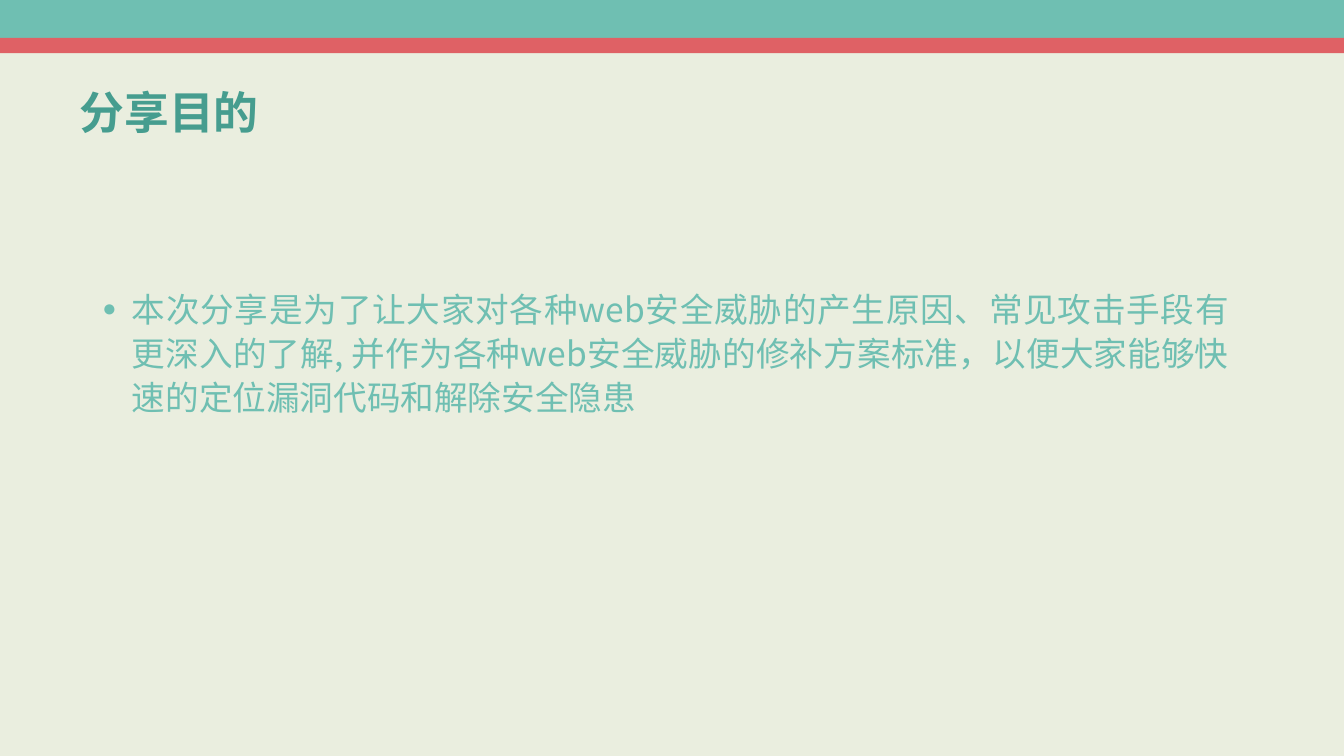
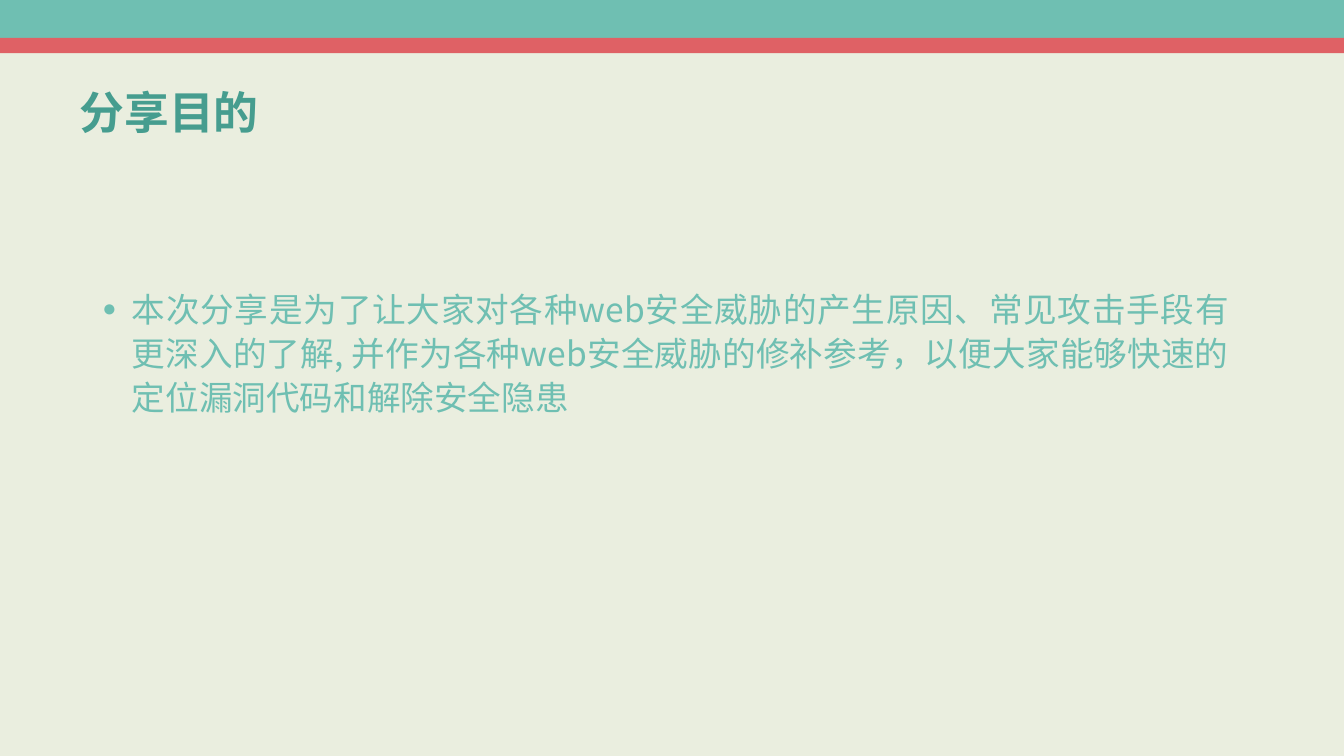
Before and after one commit to ptzhuf/websecuredemo, a slide deck: slide 2 of web攻击与安全.pptx. Drawn at 1344x756 pixels with LibreOffice and Linux fonts; fonts in the diff are those of the drawing. Boxes give left, top, right and bottom in pixels: in the first picture for what was removed or moved away, otherwise in the second. Text is boxed around its words. In the diff, an @@ line names an element or a change of style, - is before the commit and + after.

```diff
--- a/web攻击与安全.pptx
+++ b/web攻击与安全.pptx
@@ text at [132, 293, 1229, 413]: text changed @@
-● 本次分享是为了让大家对各种web安全威胁的产生原因、常见攻击手段有更深入的了解, 并作为各种web安全威胁的修补方案标准，以便大家能够快速的定位漏洞代码和解除安全隐患
+● 本次分享是为了让大家对各种web安全威胁的产生原因、常见攻击手段有更深入的了解, 并作为各种web安全威胁的修补参考，以便大家能够快速的定位漏洞代码和解除安全隐患
```
Also in this commit, not shown: 1 slide added.
